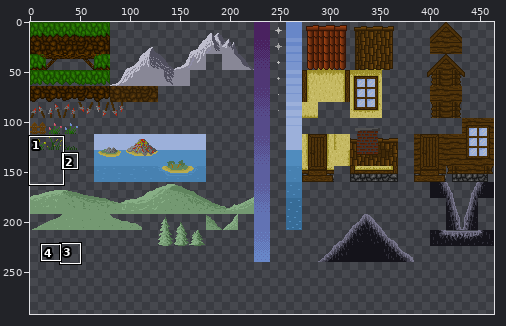
File history of a sprite sheet, TrappedInside/Assets/Maps/grass-land-3.png. The first picture is a wide view before the edit; the outline marks the close-up.
Close-up. Before the edit:
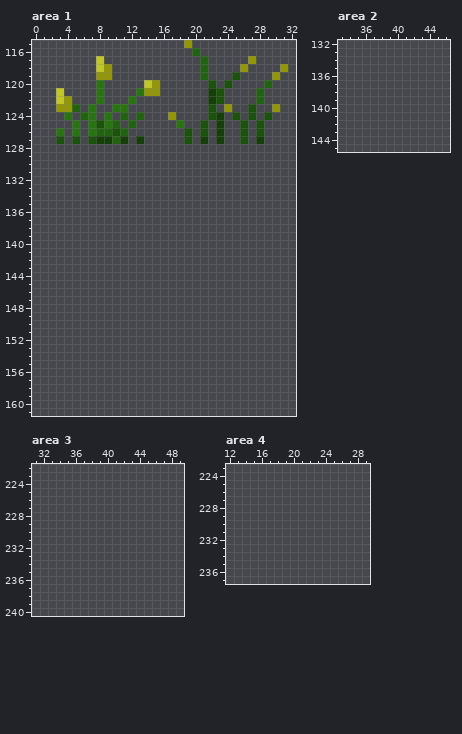
The file is 464x320 pixels. Shown: area 1: x 0..32, y 115..161; area 2: x 33..46, y 132..145; area 3: x 31..49, y 222..240; area 4: x 12..29, y 223..237. The wide view leaves out empty margins. The commit also changed other parts of the picture, which this record leaves out.
After the commit:
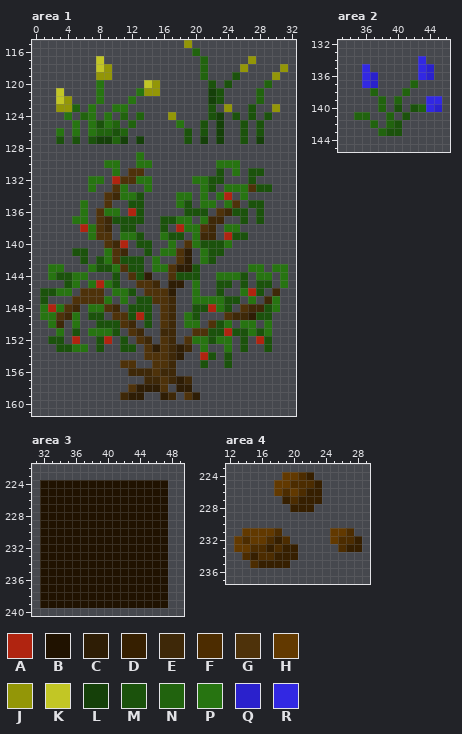
Palette (. is transparent): A #b02410  B #201200  C #2e1d05  D #361f00  E #3e2808  F #4c2c00  G #4e320a  H #623900  J #939607  K #c2c625  L #154009  M #1b520c  N #21630e  P #277411  Q #2a21cc  R #3228e3
The edit:
--- area 1
@@ x 0..32 @@
 128 .................................
-129 .................................
-130 .................................
-131 .................................
-132 .................................
-133 .................................
-134 .................................
-135 .................................
-136 .................................
-137 .................................
-138 .................................
-139 .................................
-140 .................................
-141 .................................
-142 .................................
-143 .................................
-144 .................................
-145 .................................
-146 .................................
-147 .................................
-148 .................................
-149 .................................
-150 .................................
-151 .................................
-152 .................................
-153 .................................
-154 .................................
-155 .................................
-156 .................................
-157 .................................
-158 .................................
-159 .................................
+129 .............P...................
+130 .........PP..PP........PPP.......
+131 ..........P.GG.........M.P.MM....
+132 .......PP.AGGPP.....PPMM...M.....
+133 .......P..GP..P......PM.PPPGMM...
+134 .........GEPPM....PP.P.PA.P......
+135 ......P..G..MM....PM.PP.PG.MM....
+136 ......P.GPP.AM.....MMM.GEMM.M....
+137 .....PP.GEMMMM..MMPP.PEE..M.M....
+138 ......APGE.MM...M.APPGE.PP.......
+139 .......PGG.PPM..PMM.PEE.AMM......
+140 .........GEA.MM..P.GPMMMP........
+141 .....MM..PGE..M.PPGC.PMM.........
+142 ......M.MPGMMM.P..GC.PM..........
+143 ..PP...PMMPGMM.PPGCCM......PP.PP.
+144 ..PMMPP...M.GMC..GMMM..PPPM.PP.P.
+145 ....MP.PAPM..GGE.CC.P..MM.M.MM.P.
+146 .MMPP.GGG.PPM.GGGC..P..M..PAM.E..
+147 .M...GGGGP.P.MMGGE..PPPPMM.P.EP..
+148 .PAPGE.PPGE.MMM.GE..MMAPM.GEEMP..
+149 .PPGEP.MM.GGMAM.GE.PM...GEECMM...
+150 ..PE.P..MMMGE.M.GE.PP.GMP.PP.P...
+151 ...P.M.PPPM.GE..EE..GGMMAMMPMP...
+152 ..MM.A..MA.M.GE.GE.GPPMPP.M.AM...
+153 ...MMPP.M..MM.GCGECE.P..P.M..M...
+154 ..............GGGEC..AM.M........
+155 ...........GG..GGE...M..M........
+156 ............EEEGEE...............
+157 ..............EEGECE.............
+158 ............GCCCG.CC.............
+159 ...........ECC..CE.GC............
 160 .................................
--- area 2
@@ x 33..46 @@
 133 ..............
-134 ..............
-135 ..............
-136 ..............
-137 ..............
-138 ..............
-139 ..............
-140 ..............
-141 ..............
-142 ..............
-143 ..............
+134 ..........R...
+135 ...R......RQ..
+136 ...RQ.....RQ..
+137 ...RQ....N....
+138 ....N...N.....
+139 .....N.N...RR.
+140 .....N.M.MNRQ.
+141 ..NN..N.M.....
+142 ....N.NM......
+143 .....NMM......
 144 ..............
--- area 3
@@ x 31..49 @@
 223 ...................
-224 ...................
-225 ...................
-226 ...................
-227 ...................
-228 ...................
-229 ...................
-230 ...................
-231 ...................
-232 ...................
-233 ...................
-234 ...................
-235 ...................
-236 ...................
-237 ...................
-238 ...................
-239 ...................
+224 .BBBBBBBBBBBBBBBB..
+225 .BBBBBBBBBBBBBBBB..
+226 .BBBBBBBBBBBBBBBB..
+227 .BBBBBBBBBBBBBBBB..
+228 .BBBBBBBBBBBBBBBB..
+229 .BBBBBBBBBBBBBBBB..
+230 .BBBBBBBBBBBBBBBB..
+231 .BBBBBBBBBBBBBBBB..
+232 .BBBBBBBBBBBBBBBB..
+233 .BBBBBBBBBBBBBBBB..
+234 .BBBBBBBBBBBBBBBB..
+235 .BBBBBBBBBBBBBBBB..
+236 .BBBBBBBBBBBBBBBB..
+237 .BBBBBBBBBBBBBBBB..
+238 .BBBBBBBBBBBBBBBB..
+239 .BBBBBBBBBBBBBBBB..
 240 ...................
--- area 4
@@ x 12..29 @@
 223 ..................
-224 ..................
-225 ..................
-226 ..................
-227 ..................
-228 ..................
+224 .......HHFD.......
+225 ......HHFFFD......
+226 ......HFHFDD......
+227 .......DFDDD......
+228 ........DDD.......
 229 ..................
 230 ..................
-231 ..................
-232 ..................
-233 ..................
-234 ..................
-235 ..................
+231 ..HHHHF......HHF..
+232 .HFHHFDF.....HFFD.
+233 .HHFFDFDD.....FDD.
+234 ..FDFFDDD.........
+235 ...FDDDD..........
 236 ..................
Pixel boxes of the changes (left, top, right, bottom) in both close-ups:
added: (40, 152, 288, 400)
added: (354, 56, 442, 136)
added: (40, 480, 168, 608)
added: (234, 472, 362, 568)
